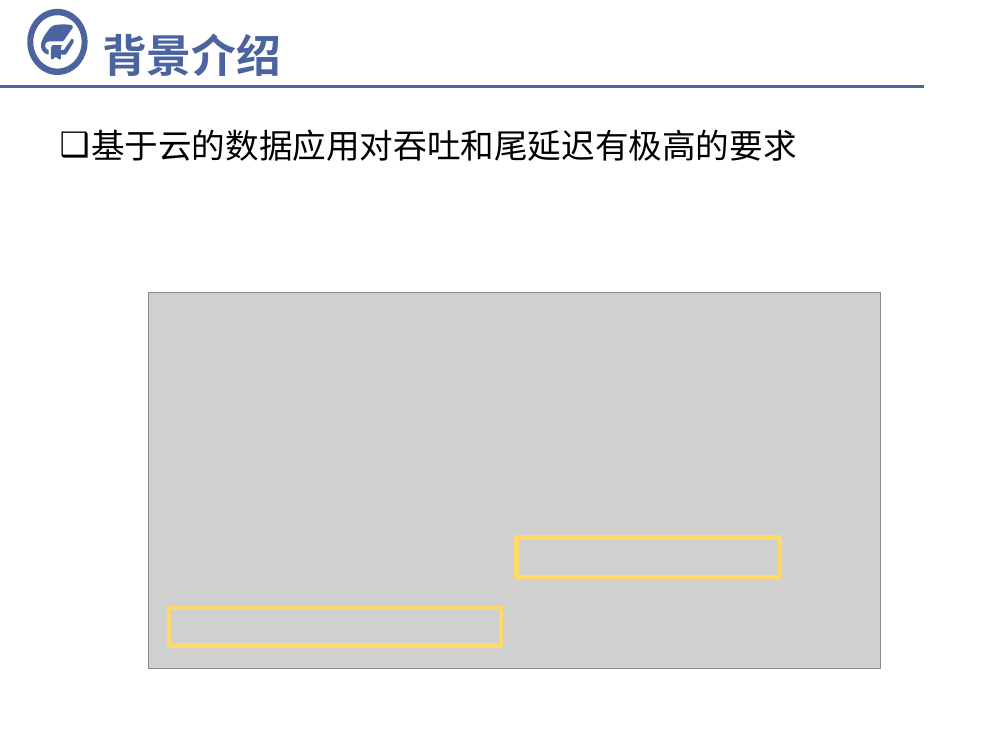
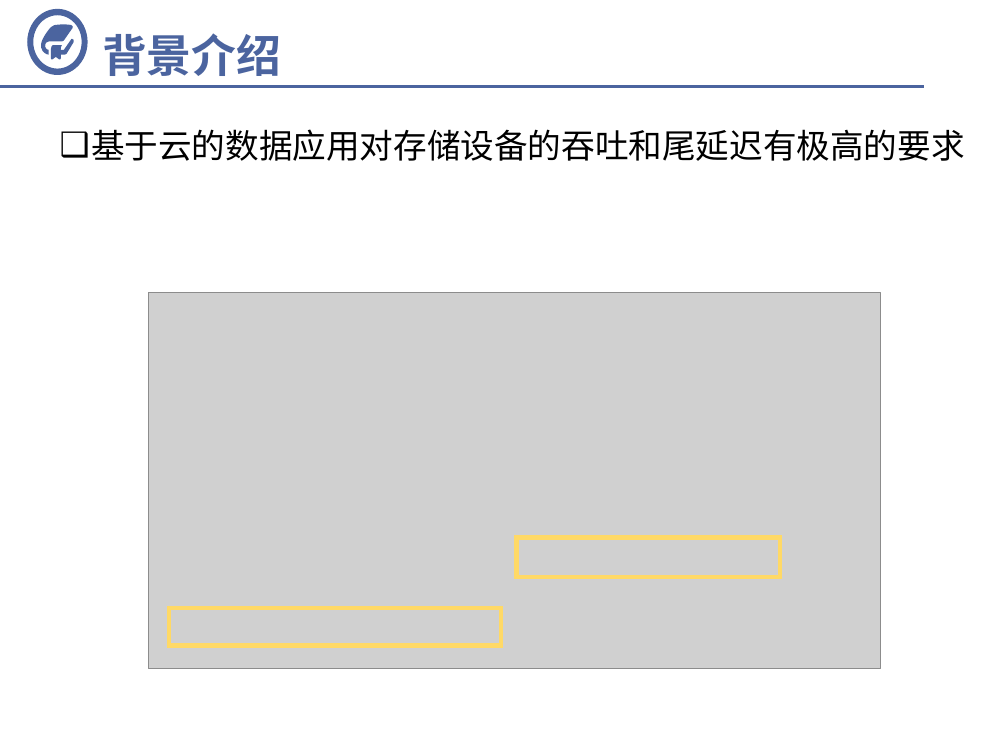
Before and after one commit to fandahao17/undergrad-thesis, a slide deck: slide 2 of 答辩.pptx. Drawn at 1008x756 pixels with LibreOffice and Linux fonts; fonts in the diff are those of the drawing; grey boxes stand for pictures; background and template pictures are left out. Boxes give left, top, right and bottom in pixels: in the first picture for what was removed or moved away, otherwise in the second. Text is boxed around its words. In the diff, an @@ line names an element or a change of style, - is before the commit and + after.

```diff
--- a/答辩.pptx
+++ b/答辩.pptx
@@ text at bbox=[91, 129, 965, 161]: text changed @@
-❑ 基于云的数据应用对吞吐和尾延迟有极高的要求
+❑ 基于云的数据应用对存储设备的吞吐和尾延迟有极高的要求
```
Also in this commit, not shown: 10 other slides changed, 2 slides added, 1 slide removed.
